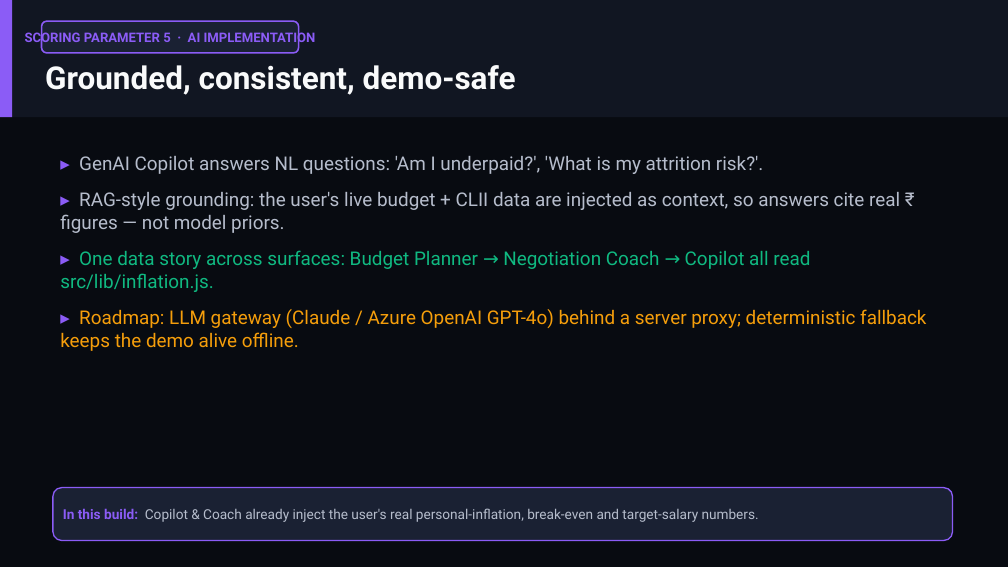
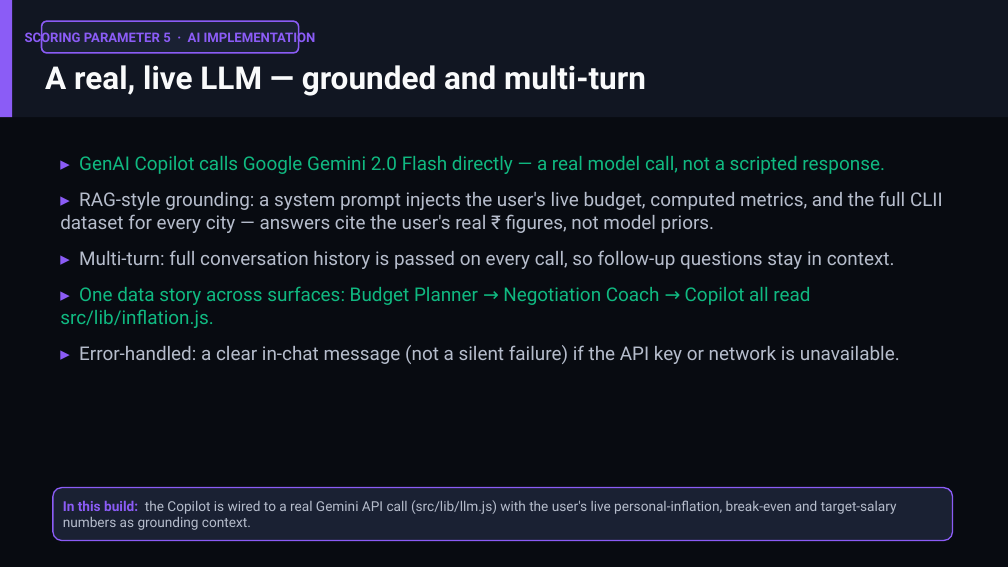
Before and after one commit to kanakakkl/salaryshield, a slide deck: slide 7 of deliverables/SalaryShield_Pitch_Deck.pptx. Drawn at 1008x567 pixels with LibreOffice and Linux fonts; fonts in the diff are those of the drawing. Boxes give left, top, right and bottom in pixels: in the first picture for what was removed or moved away, otherwise in the second. Text is boxed around its words. In the diff, an @@ line names an element or a change of style, - is before the commit and + after.

```diff
--- a/deliverables/SalaryShield_Pitch_Deck.pptx
+++ b/deliverables/SalaryShield_Pitch_Deck.pptx
@@ text at bbox=[45, 65, 646, 96]: text changed @@
-Grounded, consistent, demo-safe
+A real, live LLM — grounded and multi-turn
@@ text at bbox=[60, 156, 943, 269]: text changed @@
-▸ GenAI Copilot answers NL questions: 'Am I underpaid?', 'What is my attrition risk?'.
-▸ RAG-style grounding: the user's live budget + CLII data are injected as context, so answers cite real ₹ figures — not model priors.
+▸ GenAI Copilot calls Google Gemini 2.0 Flash directly — a real model call, not a scripted response.
+▸ RAG-style grounding: a system prompt injects the user's live budget, computed metrics, and the full CLII dataset for every city — answers cite the user's real ₹ figures, not model priors.
+▸ Multi-turn: full conversation history is passed on every call, so follow-up questions stay in context.
@@ text at bbox=[79, 345, 900, 364]: text changed; text colour #F59E0B to #B6BDCC @@
-▸ Roadmap: LLM gateway (Claude / Azure OpenAI GPT-4o) behind a server proxy; deterministic fallback keeps the demo alive offline.
+▸ Error-handled: a clear in-chat message (not a silent failure) if the API key or network is unavailable.
@@ text in rounded rectangle at bbox=[63, 500, 897, 530]: text changed @@
-In this build: Copilot & Coach already inject the user's real personal-inflation, break-even and target-salary numbers.
+In this build: the Copilot is wired to a real Gemini API call (src/lib/llm.js) with the user's live personal-inflation, break-even and target-salary numbers as grounding context.
```
Also in this commit, not shown: 5 other slides changed, 14 other files.
